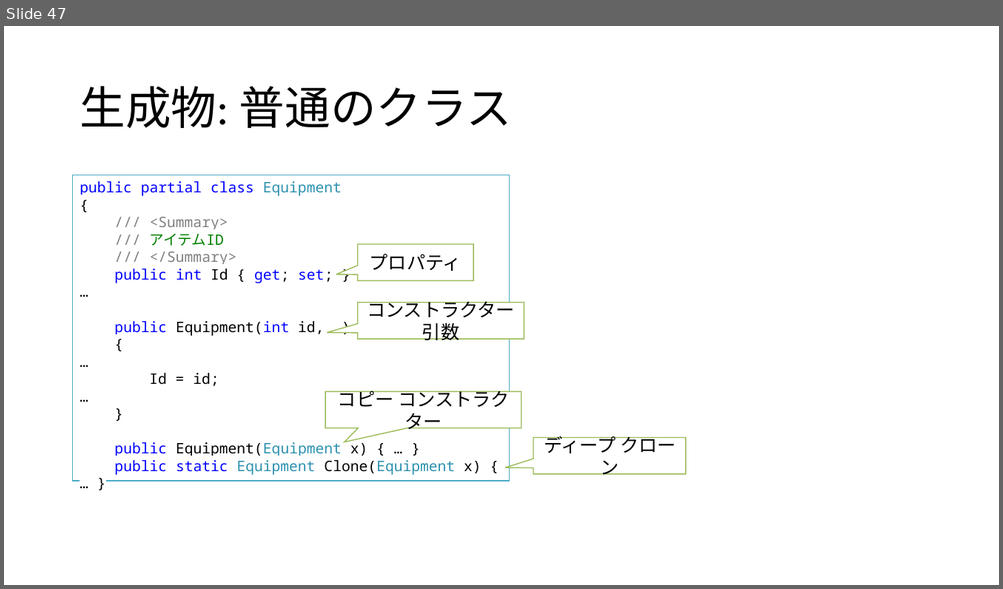
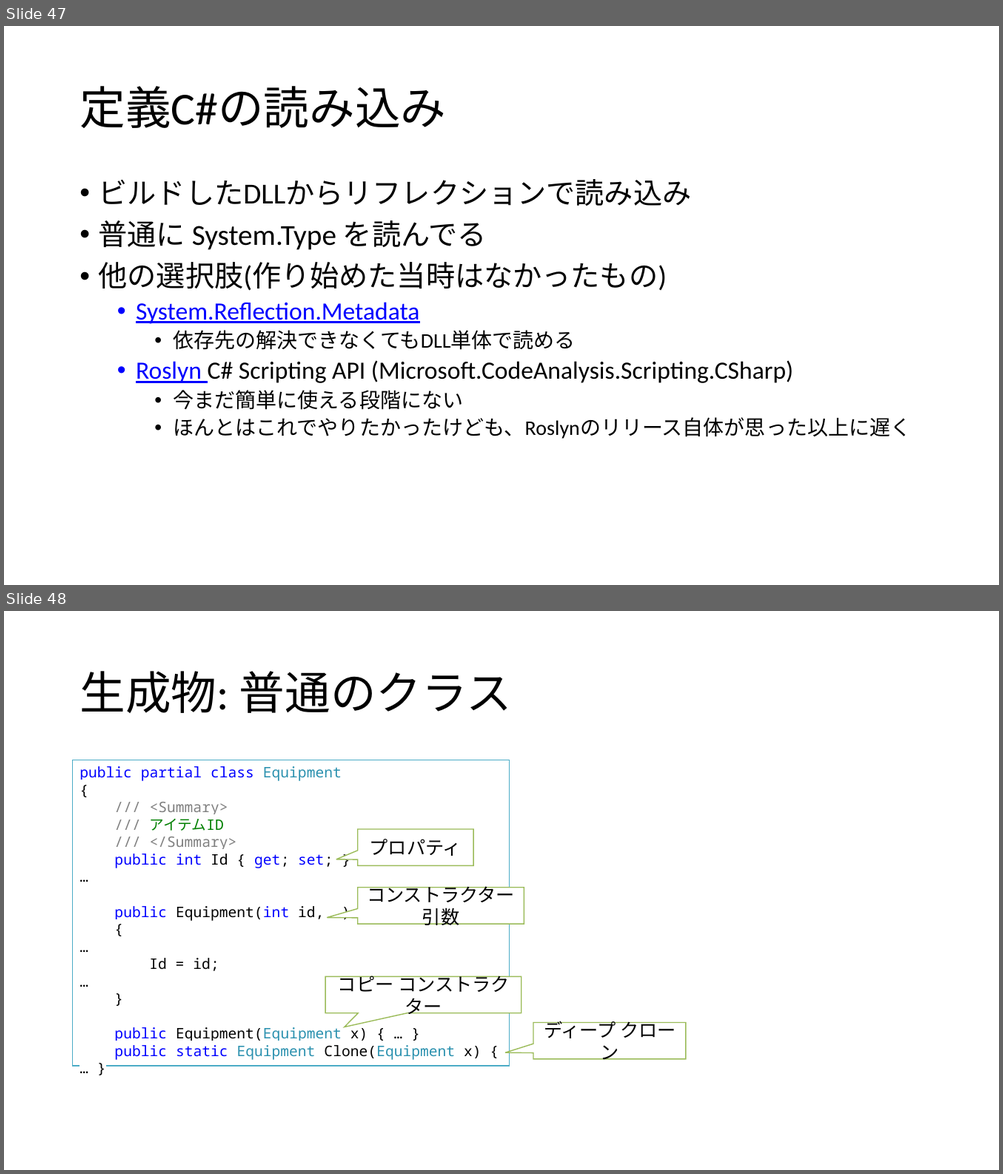
Before and after one commit to ppcuni/UnityCsharp20150321, a slide deck: doc/自社フレームワーク.pptx. Shown one above the other, each under a label of ours: slide 47 before the commit, slides 47 and 48 after it. The pictures are 1003x589 and 1003x1174 pixels, drawn with LibreOffice and Linux fonts; fonts in the diff are those of the drawing. Boxes give left, top, right and bottom in pixels: in the first picture for what was removed or moved away, otherwise in the second. Text is boxed around its words. In the diff, an @@ line names an element or a change of style, - is before the commit and + after.

```diff
--- a/doc/自社フレームワーク.pptx
+++ b/doc/自社フレームワーク.pptx
@@ slide 47 added at [4,26,999,585], background #FFFFFF @@
@@ title added at [79,86,446,128], 44 pt, text #000000 @@
+定義C#の読み込み
@@ text added at [99,179,910,439], 24 pt, text #000000 @@
+• ビルドしたDLLからリフレクションで読み込み
+• 普通に System.Type を読んでる
+• 他の選択肢(作り始めた当時はなかったもの)
+  • System.Reflection.Metadata
+    • 依存先の解決できなくてもDLL単体で読める
+  • Roslyn C# Scripting API (Microsoft.CodeAnalysis.Scripting.CSharp)
+    • 今まだ簡単に使える段階にない
+    • ほんとはこれでやりたかったけども、Roslynのリリース自体が思った以上に遅く
@@ what was slide 47 is now slide 48 @@
```
Also in this commit, not shown: 4 slides changed, 2 other slides added, 5 slides removed.
